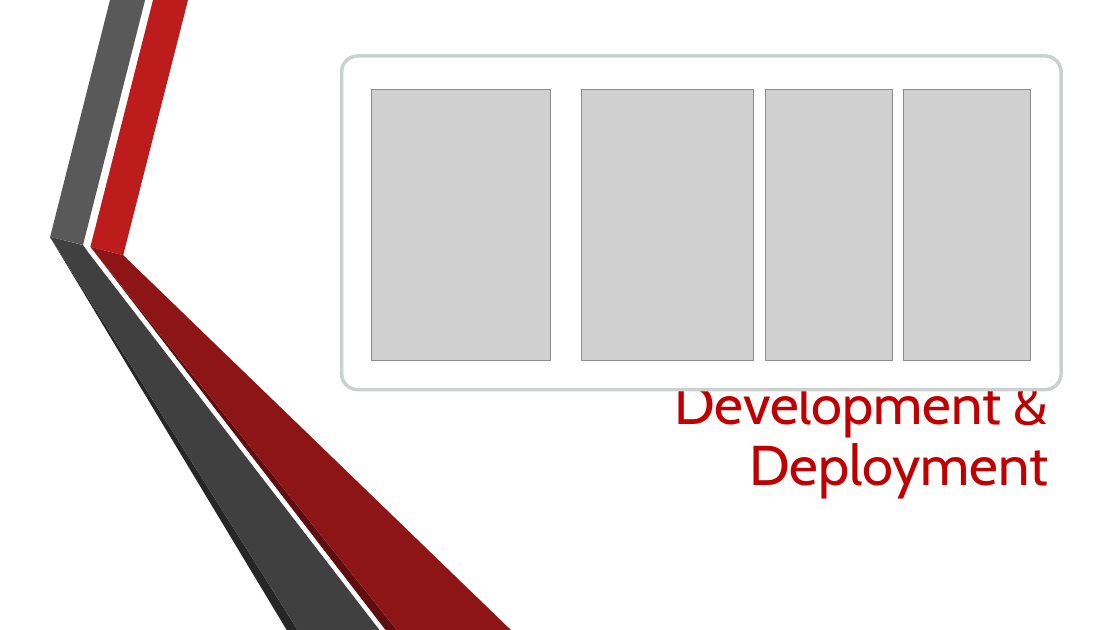
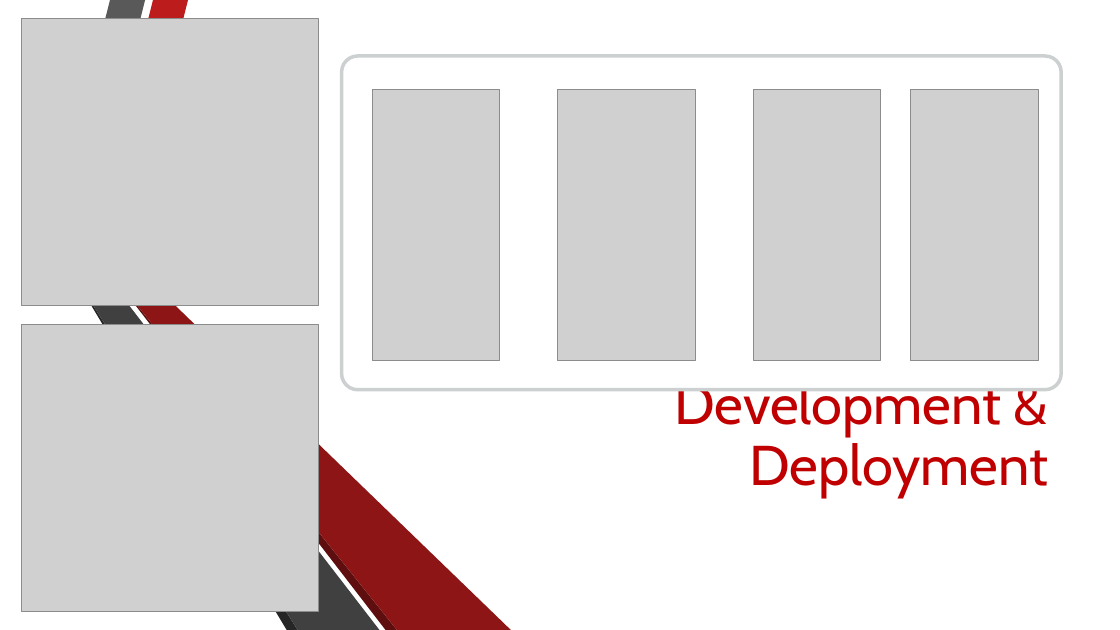
Before and after one commit to Oskar-Ciebien/Timetable_Application, a slide deck: slide 4 of Documents/Semester 1 Presentation.pptx. Drawn at 1120x630 pixels with LibreOffice and Linux fonts; fonts in the diff are those of the drawing; grey boxes stand for pictures; background and template pictures are left out. Boxes give left, top, right and bottom in pixels: in the first picture for what was removed or moved away, otherwise in the second. Text is boxed around its words. In the diff, an @@ line names an element or a change of style, - is before the commit and + after.

```diff
--- a/Documents/Semester 1 Presentation.pptx
+++ b/Documents/Semester 1 Presentation.pptx
@@ picture: place and size @@
-picture at bbox=[371, 90, 550, 360]
+picture at bbox=[22, 18, 319, 305]
@@ picture added at bbox=[372, 90, 499, 360] @@
@@ picture added at bbox=[557, 90, 696, 360] @@
@@ picture: place and size @@
-picture at bbox=[765, 90, 892, 360]
+picture at bbox=[754, 90, 881, 360]
@@ picture: place and size @@
-picture at bbox=[904, 90, 1031, 360]
+picture at bbox=[911, 90, 1038, 360]
@@ picture: place and size @@
-picture at bbox=[581, 90, 755, 360]
+picture at bbox=[22, 324, 319, 611]
```
Also in this commit, not shown: 2 other slides changed.
